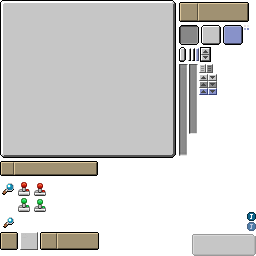
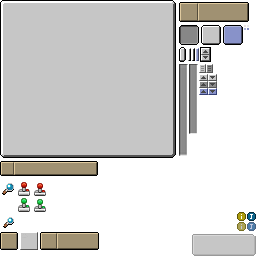
Before/after of a w=256, h=256 layered artwork. What changed in the layer stack:
added layer "图层 16" above "图层 17" over (238, 213, 245, 230)
added layer "图层 17" above "图层 15" over (237, 212, 246, 231)
